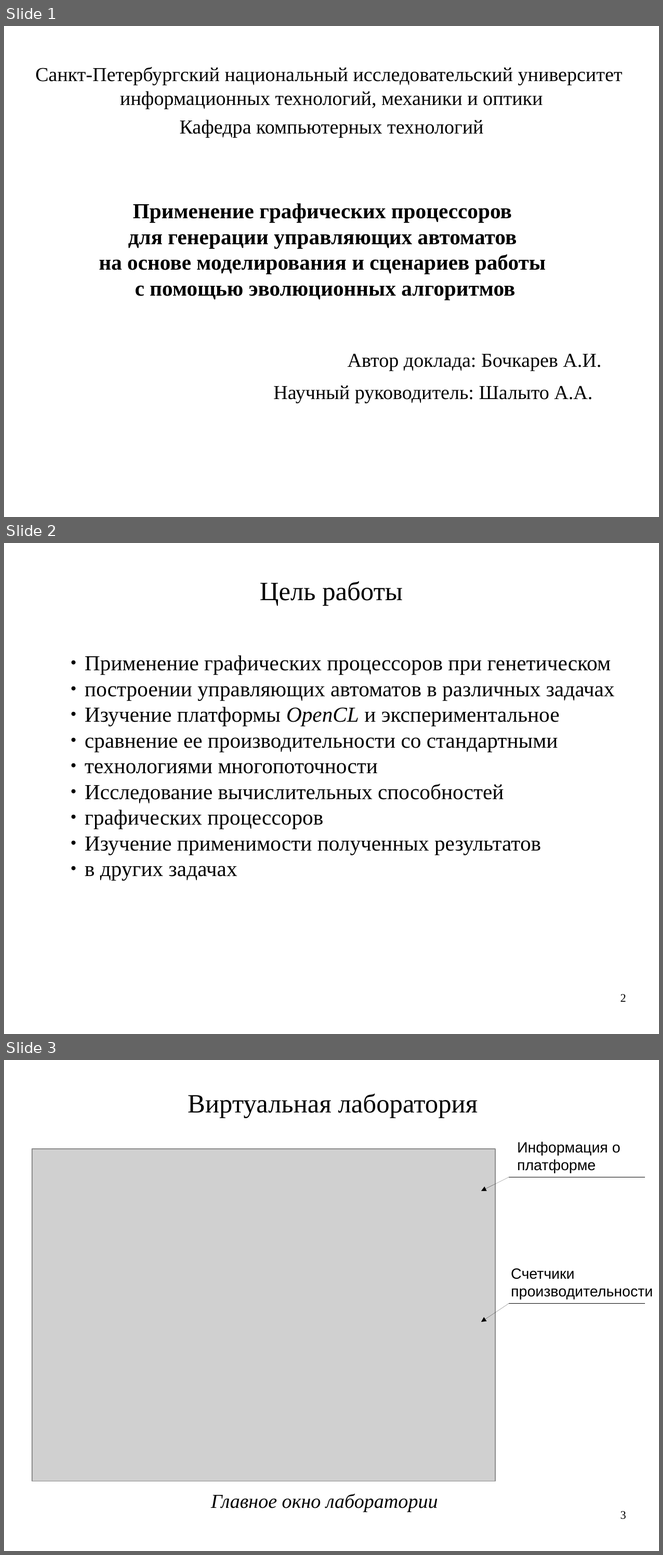
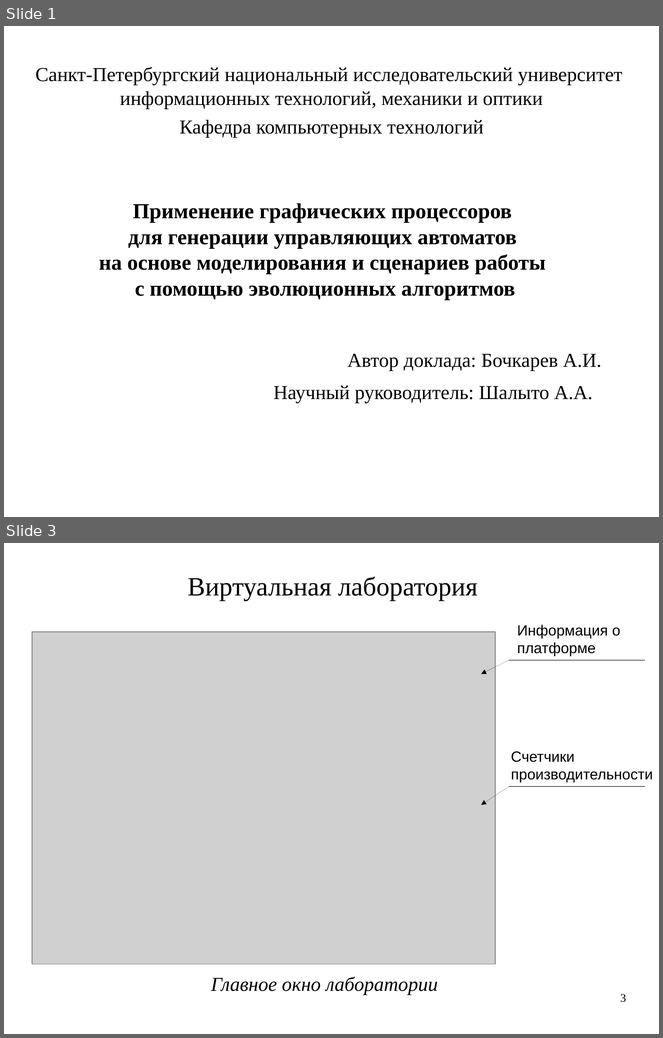
Before and after one commit to artem-bochkarev/master-work, a slide deck: Papers/PresentationKMU.odp. Shown one above the other, each under a label of ours: slides 1, 2 and 3 before the commit, slides 1 and 3 after it; the slides between them are not shown. The pictures are 663x1555 and 663x1038 pixels, drawn with LibreOffice and Linux fonts; fonts in the diff are those of the drawing; grey boxes stand for pictures. Boxes give left, top, right and bottom in pixels: in the first picture for what was removed or moved away, otherwise in the second. Text is boxed around its words. In the diff, an @@ line names an element or a change of style, - is before the commit and + after.

```diff
--- a/Papers/PresentationKMU.odp
+++ b/Papers/PresentationKMU.odp
@@ slide 2 removed at bbox=[4, 543, 659, 1034], background #FFFFFF @@
@@ text removed at bbox=[260, 581, 403, 605] @@
-Цель работы
@@ text removed at bbox=[85, 655, 615, 880] @@
-● Применение графических процессоров при генетическом
-● построении управляющих автоматов в различных задачах
-● Изучение платформы OpenCL и экспериментальное
-● сравнение ее производительности со стандартными
-● технологиями многопоточности
-● Исследование вычислительных способностей
-● графических процессоров
-● Изучение применимости полученных результатов
-● в других задачах
@@ page number removed at bbox=[621, 994, 626, 1002] @@
-2
```
Also in this commit, not shown: 5 slides changed, 2 slides added, 4 other files.
